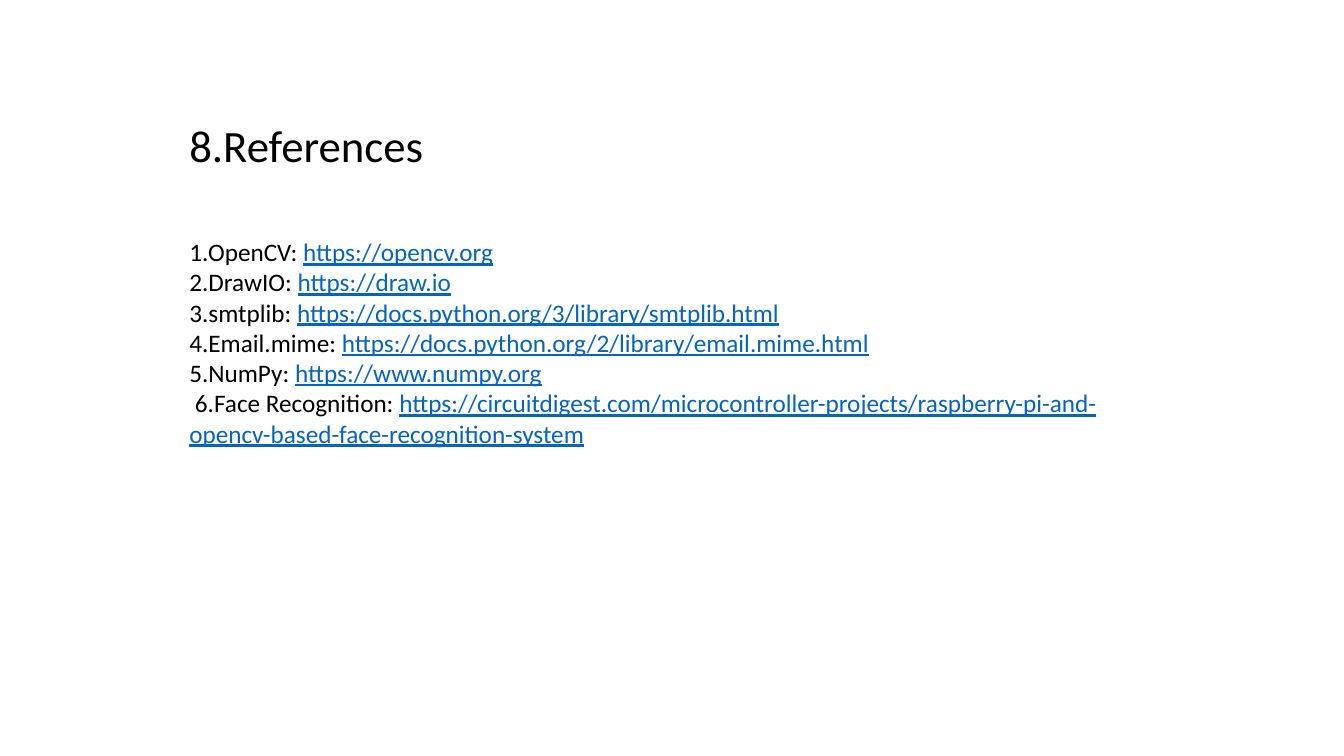
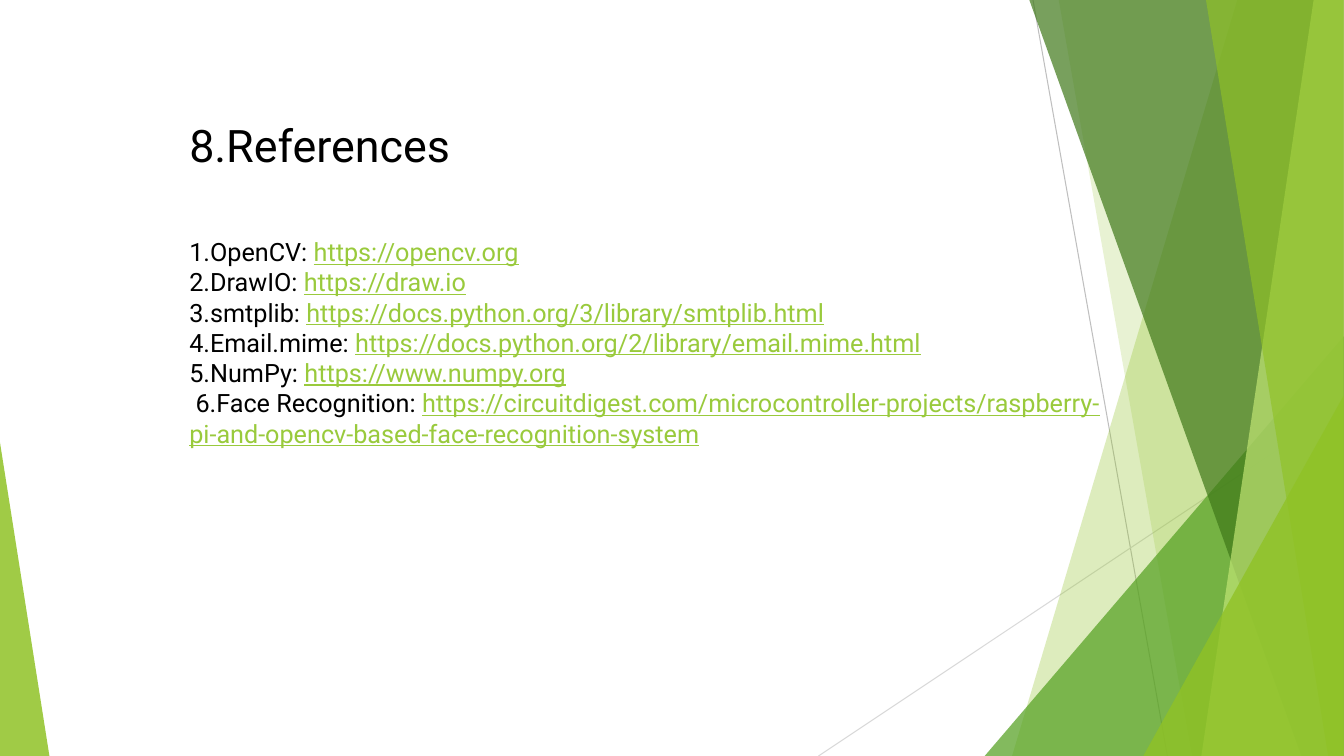
Before and after one commit to r0mac09/MS-sPi, a slide deck: slide 9 of Presentation.pptx (slide 7 before the commit). Drawn at 1344x756 pixels with LibreOffice and Linux fonts; fonts in the diff are those of the drawing. Boxes give left, top, right and bottom in pixels: in the first picture for what was removed or moved away, otherwise in the second. Text is boxed around its words. In the diff, an @@ line names an element or a change of style, - is before the commit and + after.

```diff
--- a/Presentation.pptx
+++ b/Presentation.pptx
@@ text "8.References" at bbox=[189, 128, 450, 163]: font Calibri to Roboto @@
@@ text "1.OpenCV: https://opencv.org" at bbox=[189, 242, 1099, 449]: font Calibri to Roboto; text colour #0563C1 to #99CA3C in "https://opencv.org", "https://draw.io", "https://docs.python.org/3/library/smtplib.html", "https://docs.python.org/2/library/email.mime.html" and 2 more places @@
@@ group added at bbox=[0, 0, 1344, 756]: 5 freeform shapes, 3 triangles, 2 lines @@
```
Also in this commit, not shown: 5 other slides changed, 3 slides added, 1 slide removed, 3 other files.
